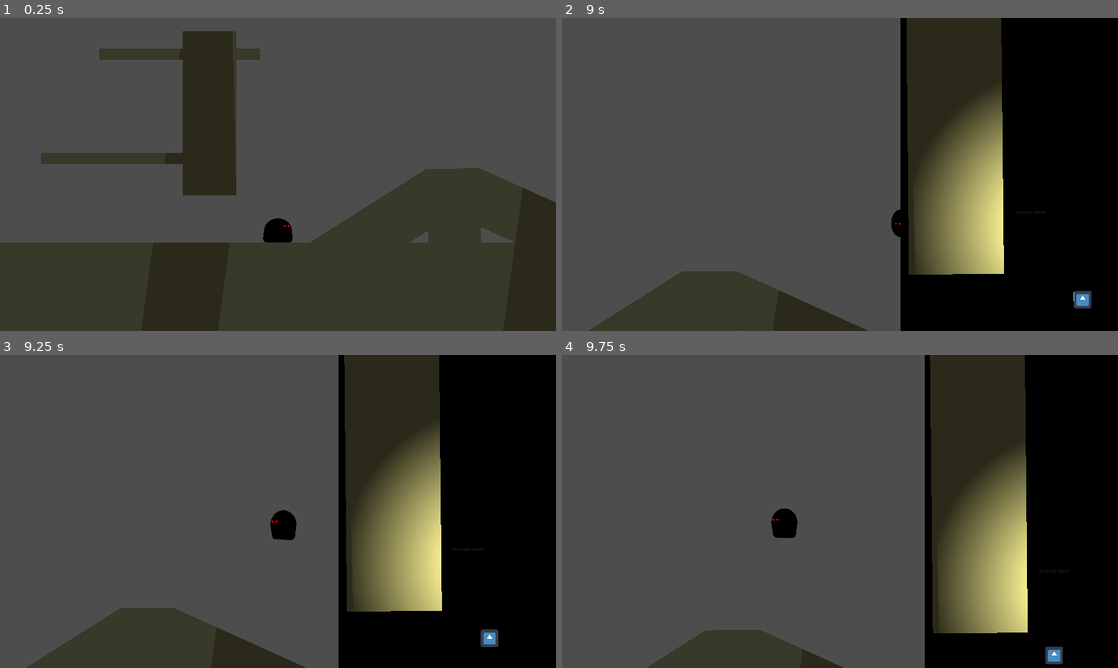
Above: before the commit, frames 1-4 (two rows, left to right).
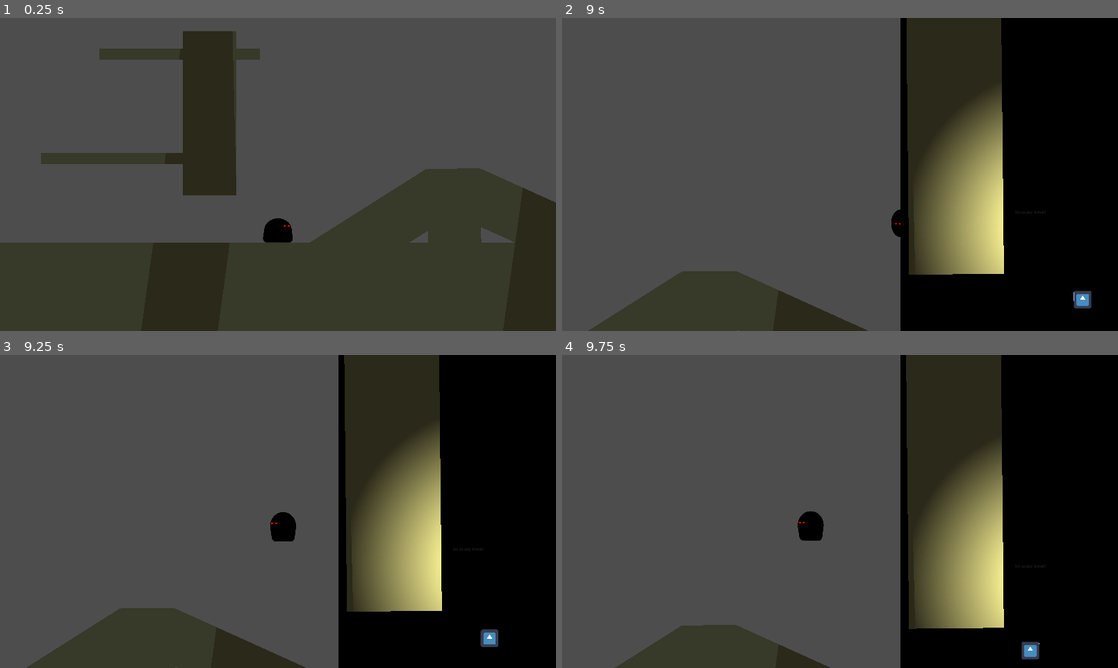
Above: after the commit, the same moments.

Repository: atiixx/piratesoftware_gamejam15
Game: Godot game, scene res://scenes/test_area.tscn
Same seed, same stepped clock (60 frames per second), same inputs: the game is played once before the commit and once after it. The engine's default icon, where the game draws it, is replaced by a stand-in: a white triangle on a blue panel in a dark square.
Inputs (mouse positions are in pixels of both pictures, inside the frame that each line leads up to):
- Up to frame 1 (0.25 s): no input
- Up to frame 2 (9 s): tap Enter at 0.5 s; move the mouse to (962, 158) at 0.52 s; hold D (right) 0.53-2.03 s; tap Space (jump) at 0.6, 0.77, 1.07, 1.52, 1.55, 1.82, 2.1, 3.02, 3.05, 3.32, 3.6, 3.77, 4.07, 4.52, 4.55, 4.82, 5.1, 6.02, 6.05, 6.32, 6.6, 6.77, 7.07, 7.52, 7.55, 7.82, 8.1 s; move the mouse to (728, 190) at 1.27 s; click (728, 190) at 1.35 s; move the mouse to (895, 105) at 2.02 s; hold A (left) 2.03-2.78 s; move the mouse to (812, 237) at 2.77 s; hold D (right) 2.78-4.28 s; click (812, 237) at 2.85 s; move the mouse to (1006, 221) at 3.52 s; move the mouse to (673, 127) at 4.27 s; hold A (left) 4.28-5.03 s; click (673, 127) at 4.35 s; move the mouse to (867, 174) at 5.02 s; hold D (right) 5.03-5.78 s; move the mouse to (756, 96) at 5.77 s; hold A (left) 5.78-7.28 s; click (756, 96) at 5.85 s; move the mouse to (962, 158) at 6.52 s; move the mouse to (728, 190) at 7.27 s; hold D (right) from 7.28 s (still down); click (728, 190) at 7.35 s; move the mouse to (895, 105) at 8.02 s; move the mouse to (812, 237) at 8.77 s; click (812, 237) at 8.85 s
- Up to frame 3 (9.25 s): keep holding D (right); tap Space (jump) at 9.02, 9.05 s
- Up to frame 4 (9.75 s): tap Space (jump) at 9.32, 9.6 s; move the mouse to (1006, 558) at 9.52 s; release D (right) at 9.53 s; hold A (left) from 9.53 s (still down)

Frames 1-2 are identical in both runs. In frame 3, less than 0.1% of the frame differs, in the area x 48-54%, y 49-60%; in frame 4, 18%, in the area x 9-91%, y 0-100%.
Error in both runs: Invalid assignment of property or key 'state_machine' with value of type 'Node (ModeStateMachine)' on a base object of type 'Node (BasicModeState.gd)'. (res://…

Commit message:
fix: walljump weird mechanics. Working good enough now

Diff:
--- a/levels/level_1.tscn
+++ b/levels/level_1.tscn
@@ -44,45 +44,44 @@
 [node name="Map" type="Node" parent="."]
 
 [node name="Polygon2D2" parent="Map" instance=ExtResource("1_5qvht")]
-material = SubResource("ShaderMaterial_df2rx")
+material = SubResource("ShaderMaterial_fwhe0")
 position = Vector2(0, -203)
-polygon = PackedVector2Array(-68, -753, 2707, -730, 2733, 520, 2444, 520, 2124, 386, 2116.02, 268.142, -89, 276)
-vertex_colors = PackedColorArray(0.151555, 0.141411, 0, 1, 0.851335, 0.144242, 0, 1, 0.857211, 0.849858, 0, 1, 0.401507, 0.990203, 0, 1, 0.0933278, 0.790891, 0, 1, 0.159249, 0.865908, 0, 1, 0.143482, 0.850564, 0, 1)
+polygon = PackedVector2Array(-68, -753, 2545, -714, 2590, 531, 2444, 520, 2124, 386, 2116.02, 268.142, -89, 276)
+vertex_colors = PackedColorArray(0.152747, 0.140257, 0, 1, 0.849785, 0.142718, 0, 1, 0.846579, 0.860392, 0, 1, 0.383149, 0.986154, 0, 1, 0.0933278, 0.790891, 0, 1, 0.159249, 0.865908, 0, 1, 0.143482, 0.850564, 0, 1)
 
 [node name="Plattform" parent="Map" instance=ExtResource("1_5qvht")]
-material = SubResource("ShaderMaterial_01tbq")
+material = SubResource("ShaderMaterial_1t8u6")
 position = Vector2(1212, 1012)
 polygon = PackedVector2Array(-150, -40, 150, -40, 150, 40, -150, 40)
 vertex_colors = PackedColorArray(0.146447, 0.146447, 0, 1, 0.853553, 0.146447, 0, 1, 0.853553, 0.853553, 0, 1, 0.146447, 0.853553, 0, 1)
 
 [node name="Plattform4" parent="Map" instance=ExtResource("1_5qvht")]
-material = SubResource("ShaderMaterial_gan8r")
+material = SubResource("ShaderMaterial_g028g")
 position = Vector2(1594, 849)
 polygon = PackedVector2Array(-150, -40, 150, -40, 150, 40, -150, 40)
 vertex_colors = PackedColorArray(0.146447, 0.146447, 0, 1, 0.853553, 0.146447, 0, 1, 0.853553, 0.853553, 0, 1, 0.146447, 0.853553, 0, 1)
 
 [node name="Plattform5" parent="Map" instance=ExtResource("1_5qvht")]
-material = SubResource("ShaderMaterial_y7pxm")
+material = SubResource("ShaderMaterial_d53tx")
 position = Vector2(1594, 849)
 polygon = PackedVector2Array(-150, -40, 150, -40, 150, 40, -150, 40)
 vertex_colors = PackedColorArray(0.146447, 0.146447, 0, 1, 0.853553, 0.146447, 0, 1, 0.853553, 0.853553, 0, 1, 0.146447, 0.853553, 0, 1)
 
 [node name="Plattform3" parent="Map" instance=ExtResource("1_5qvht")]
-material = SubResource("ShaderMaterial_3tsfu")
+material = SubResource("ShaderMaterial_hepnb")
 position = Vector2(2034, 671)
 polygon = PackedVector2Array(-150, -40, 150, -40, 150, 40, -150, 40)
 vertex_colors = PackedColorArray(0.146447, 0.146447, 0, 1, 0.853553, 0.146447, 0, 1, 0.853553, 0.853553, 0, 1, 0.146447, 0.853553, 0, 1)
 
 [node name="Polygon2D" parent="Map" instance=ExtResource("1_5qvht")]
-material = SubResource("ShaderMaterial_00qca")
+material = SubResource("ShaderMaterial_abr84")
 polygon = PackedVector2Array(-1865, -782, -67, -754, -53, 1021, 917, 1017, 919, 1141, 1345, 1359, 2336, 1353, 2344, 528, 2989, 492, 2989, -277, 10523, -355, 10510, 3150, -2161, 3078)
 vertex_colors = PackedColorArray(0.163098, 0.130545, 0, 1, 0.854909, 0.147808, 0, 1, 0.851424, 0.14433, 0, 1, 0.849955, …(250 unchanged characters)…
 
 [node name="Polygon2D3" parent="Map" instance=ExtResource("1_5qvht")]
-material = SubResource("ShaderMaterial_c3rij")
+material = SubResource("ShaderMaterial_kqr8a")
 polygon = PackedVector2Array(3974, -2565, 10318, -2606, 10318, -756, 9517, -776, 9524, -2189, 4411, -2148, 4438, -514, 3779, -507, 3745, -2606)
 vertex_colors = PackedColorArray(0.542623, 0.00182003, 0, 1, 0.852409, 0.145306, 0, 1, 0.849113, 0.857939, 0, 1, 0.141198, 0.848225, 0, 1, 0.146989, 0.854095, 0, 1, 0.857865, 0.849189, 0, 1, 0.858319, 0.848723, 0, 1, 0.151219, 0.858262, 0, 1, 0.176015, 0.119167, 0, 1)
 
 [node name="Player" parent="." instance=ExtResource("3_b6xq5")]
 position = Vector2(2711, 408)
-jump_speed = -700.0
--- a/project.godot
+++ b/project.godot
@@ -64,6 +64,12 @@
 ]
 }
 
+[layer_names]
+
+2d_physics/layer_1="walls"
+2d_physics/layer_2="player"
+2d_physics/layer_3="enemies"
+
 [rendering]
 
 renderer/rendering_method="gl_compatibility"
--- a/scenes/player/player.tscn
+++ b/scenes/player/player.tscn
@@ -559,6 +559,7 @@
 graph_offset = Vector2(22, 59)
 
 [node name="Player" type="CharacterBody2D"]
+collision_layer = 7
 floor_snap_length = 9.0
 script = ExtResource("1_y3w28")
 speed = 750.0
@@ -612,7 +613,7 @@
 [node name="Sprite2D" type="Sprite2D" parent="."]
 position = Vector2(0, -2)
 scale = Vector2(0.24, 0.24)
-texture = ExtResource("4_3quwx")
+texture = ExtResource("3_v2sxa")
 
 [node name="AttackSprite2D" type="Sprite2D" parent="Sprite2D"]
 visible = false
@@ -688,6 +689,10 @@
 wait_time = 0.1
 one_shot = true
 
+[node name="WallSlideCooldown" type="Timer" parent="."]
+wait_time = 0.3
+one_shot = true
+
 [node name="Raycasts" type="Node2D" parent="."]
 
 [node name="FloorDetection" type="RayCast2D" parent="Raycasts"]
@@ -715,3 +720,4 @@
 target_position = Vector2(55, 0)
 
 [connection signal="timeout" from="AttackCooldown" to="." method="_on_cd_timer_timeout"]
+[connection signal="timeout" from="WallSlideCooldown" to="." method="_on_wallslide_cd_timer_timeout"]
--- a/scripts/player/player.gd
+++ b/scripts/player/player.gd
@@ -13,6 +13,7 @@
 @onready var down_attack_sprite := $Sprite2D/DownAttackSprite2D
 
 @onready var attack_cd_timer := $AttackCooldown
+@onready var wallslide_cd_timer := $WallSlideCooldown
 @onready var character_state_machine = $CharacterStateMachine
 #Raycasts
 @onready var floor_raycast: RayCast2D = $Raycasts/FloorDetection
@@ -32,7 +33,7 @@
 var is_attacking := false
 var can_attack := true
 var acc := 200
-var wall_dash := false
+var can_wallslide := true
 # Get the gravity from the project settings so you can sync with rigid body nodes.
 var base_gravity = ProjectSettings.get_setting("physics/2d/default_gravity") * 2
 var gravity = base_gravity
@@ -79,3 +80,6 @@
 func _on_cd_timer_timeout():
 	if character_state_machine.state.name != "Wall":
 		can_attack = true
+
+func _on_wallslide_cd_timer_timeout():
+	can_wallslide = true
--- a/scripts/states/characters/player/PlayerFallState.gd
+++ b/scripts/states/characters/player/PlayerFallState.gd
@@ -39,6 +39,6 @@
 	if(player.is_on_floor()):
 		state_machine.transition_to("Walking")
 		player.anim_tree_playback.travel("Walk")
-	if(player.is_on_wall_only() and get_wall_press_state() != Enums.WALL_DIRECTION.NONE):
+	if(player.can_wallslide and player.is_on_wall_only() and get_wall_press_state() != Enums.WALL_DIRECTION.NONE):
 		state_machine.transition_to("Wall")
 		player.anim_tree_playback.travel("Wall")
--- a/scripts/states/characters/player/PlayerJumpState.gd
+++ b/scripts/states/characters/player/PlayerJumpState.gd
@@ -15,14 +15,9 @@
 
 # Virtual function. Corresponds to the `_physics_process()` callback.
 func physics_update(_delta: float) -> void:
-	if !jumped:
+	if !jumped and state_machine.previous_state.name != "Wall":
 		jumped = true
 		player.velocity.y = player.jump_speed
-		if player.wall_dash:
-			if left:
-				player.velocity.x += 1000
-			else:
-				player.velocity.x -= 1000
 	handle_basic_movement(_delta)
 	player.move_and_slide()
 	check_for_transition()
@@ -36,7 +31,6 @@
 	jumped = false
 	print(name)
 	if state_machine.previous_state.name == "Wall":
-		player.wall_dash = true
 		if _msg.get("from_left"):
 			left = true
 		else:
@@ -49,7 +43,6 @@
 # to clean up the state.
 func exit() -> void:
 	jumped = false
-	player.wall_dash = false
 
 func check_for_transition():
 	if(!player.is_on_floor() and player.velocity.y > 0 and get_wall_press_state() == Enums.WALL_DIRECTION.NONE):
@@ -58,6 +51,7 @@
 	if((Input.is_action_just_pressed("left") or Input.is_action_just_pressed("right")) and player.is_on_floor() and !player.is_on_wall()):
 		state_machine.transition_to("Walking")
 		player.anim_tree_playback.travel("Walk")
-	if(get_wall_press_state() != Enums.WALL_DIRECTION.NONE):
+	if(player.can_wallslide and get_wall_press_state() != Enums.WALL_DIRECTION.NONE):
+		print("can wallslide: ", player.can_wallslide)
 		state_machine.transition_to("Wall")
 		player.anim_tree_playback.travel("Wall")
--- a/scripts/states/characters/player/PlayerState.gd
+++ b/scripts/states/characters/player/PlayerState.gd
@@ -35,7 +35,7 @@
 
 
 	#remove control of player shortly after walldash for smoother walldash
-	if player.wall_dash and player.velocity.y < player.jump_speed / 3:
+	if !player.can_wallslide:
 		pass
 	elif player.is_attacking:
 		player.velocity = lerp(player.velocity, Vector2.ZERO, 0.1)
--- a/scripts/states/characters/player/PlayerWallState.gd
+++ b/scripts/states/characters/player/PlayerWallState.gd
@@ -25,7 +25,6 @@
 # is a dictionary with arbitrary data the state can use to initialize itself.
 func enter(_msg := {}) -> void:
 	print(name)
-	player.wall_dash = false
 	player.can_attack = false
 	#Check where the wall is
 	match get_wall_press_state():
@@ -63,11 +62,14 @@
 
 func check_for_transition():
 	if(Input.is_action_just_pressed("jump")):
-		var from_left:= false
+		var direction = 1
 		match get_wall_press_state():
-			Enums.WALL_DIRECTION.LEFT:
-				from_left = true
-		state_machine.transition_to("Jump", {"from_left": from_left})
+			Enums.WALL_DIRECTION.RIGHT:
+				direction = -1
+		player.can_wallslide = false
+		player.wallslide_cd_timer.start()
+		player.velocity = Vector2(1000 * direction, player.jump_speed)
+		state_machine.transition_to("Jump")
 		player.anim_tree_playback.travel("Jump")
 	if(get_wall_press_state() == Enums.WALL_DIRECTION.NONE):
 		if(!player.is_on_floor() and player.velocity.y > 0):
Not shown: 1 places in levels/level_1.tscn that only renumber resources
